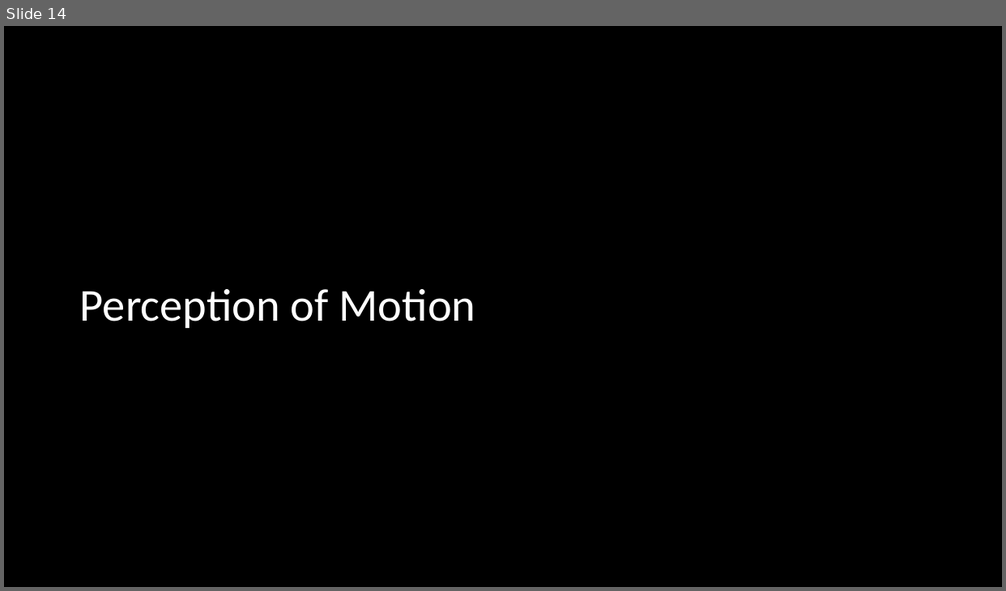
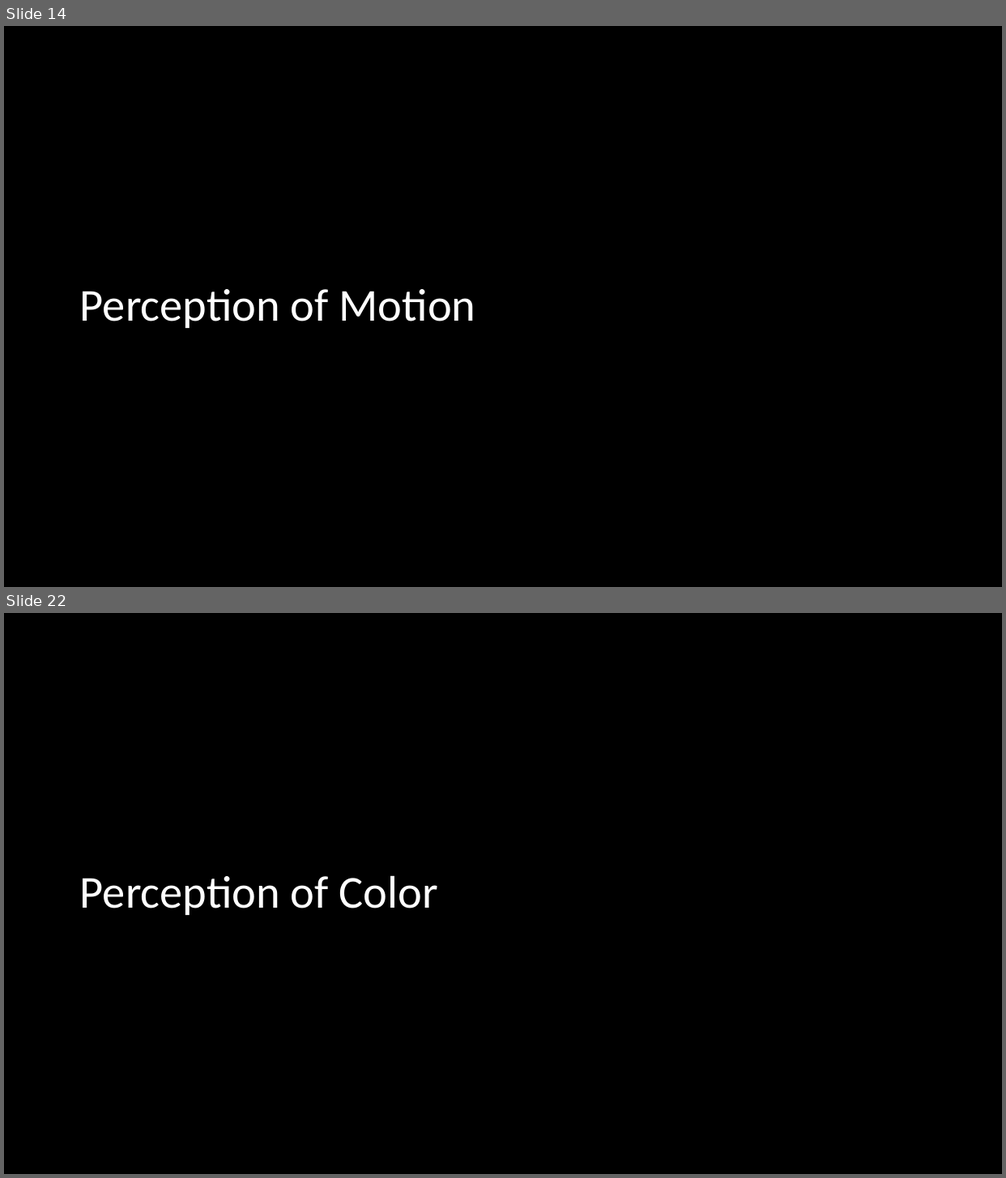
Before and after one commit to haelmic3/Graphics2, a slide deck: slides/Chapter 6.pptx. Shown one above the other, each under a label of ours: slide 14 before the commit, slides 14 and 22 after it; the slides between them are not shown. The pictures are 1006x591 and 1006x1178 pixels, drawn with LibreOffice and Linux fonts; fonts in the diff are those of the drawing. Boxes give left, top, right and bottom in pixels: in the first picture for what was removed or moved away, otherwise in the second. Text is boxed around its words. In the diff, an @@ line names an element or a change of style, - is before the commit and + after.

```diff
--- a/slides/Chapter 6.pptx
+++ b/slides/Chapter 6.pptx
@@ slide 22 added at box(4, 613, 1002, 1174), background #FFFFFF @@
@@ title added at box(80, 875, 438, 915), 44 pt, text #000000 @@
+Perception of Color
```
Also in this commit, not shown: 14 other slides changed, 10 other slides added, 3 other files.
